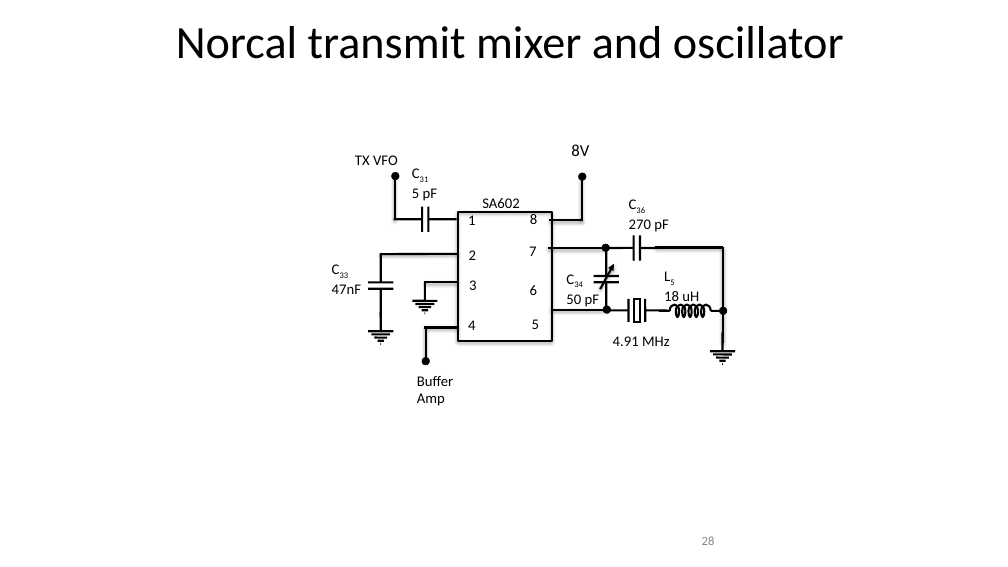
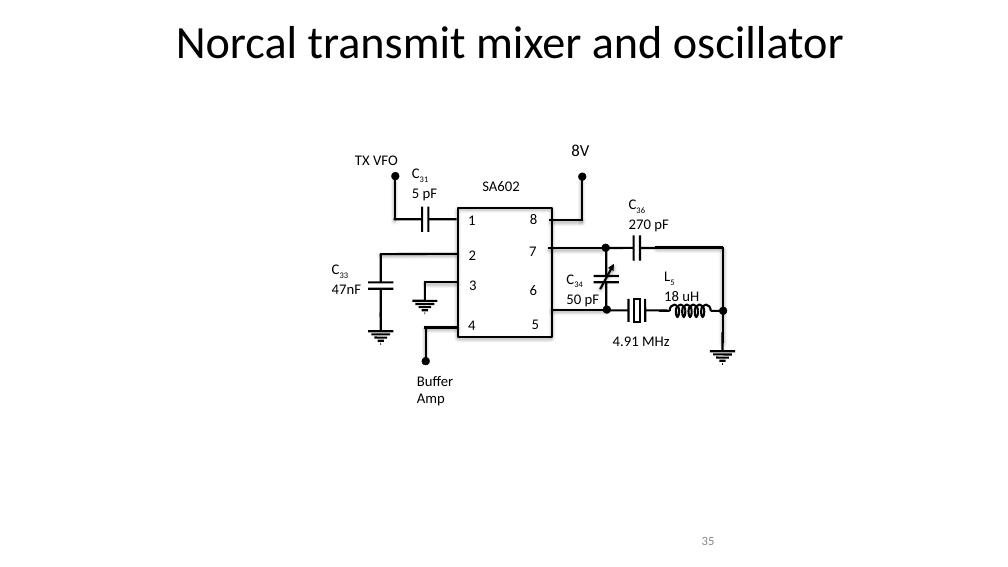
Before and after one commit to jlmucb/class_notes, a slide deck: slide 35 of science/EoRNotes.pptx (slide 28 before the commit). Drawn at 1008x567 pixels with LibreOffice and Linux fonts; fonts in the diff are those of the drawing. Boxes give left, top, right and bottom in pixels: in the first picture for what was removed or moved away, otherwise in the second. Text is boxed around its words. In the diff, an @@ line names an element or a change of style, - is before the commit and + after.

```diff
--- a/science/EoRNotes.pptx
+++ b/science/EoRNotes.pptx
@@ text "SA602" rewrapped from [482, 198, 520, 212] to [482, 181, 520, 191] @@
@@ rectangle: place and size @@
-rectangle at [458, 212, 552, 341]
+rectangle at [458, 208, 552, 337]
@@ page number at [702, 537, 715, 545]: text changed @@
-28
+35
```
Also in this commit, not shown: 12 other slides changed, 7 slides added, 1 other file.
